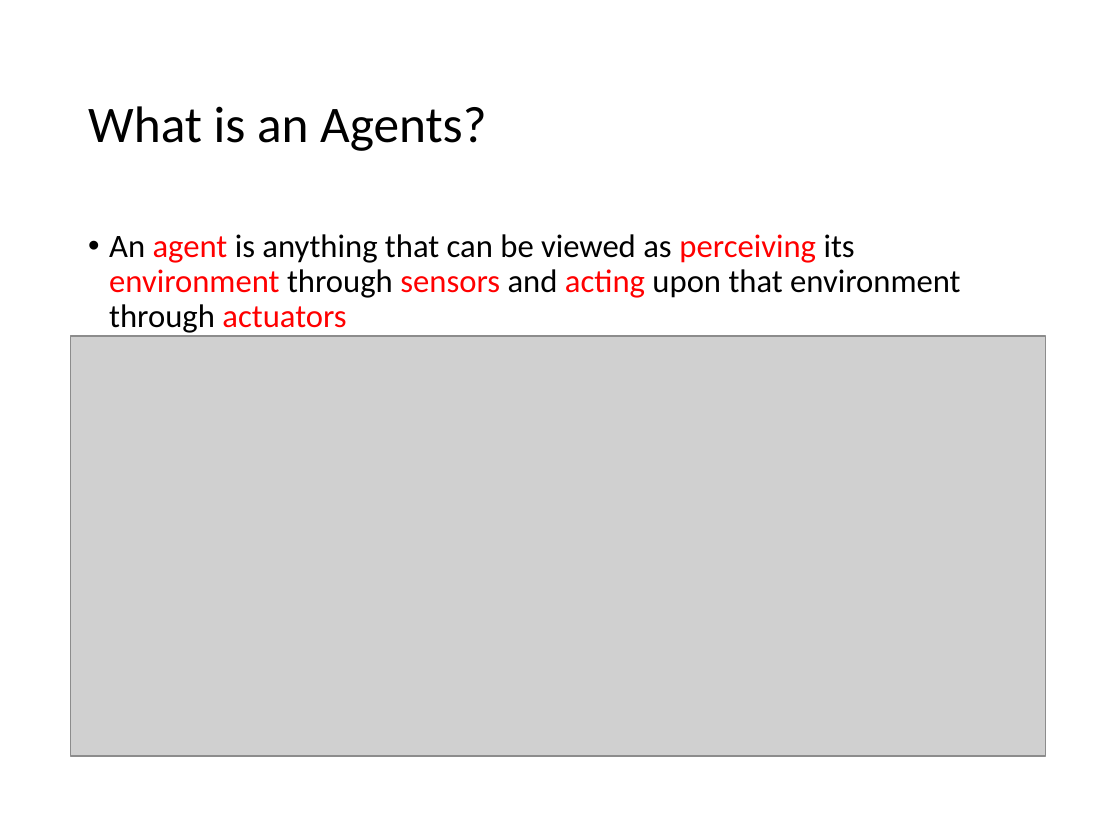
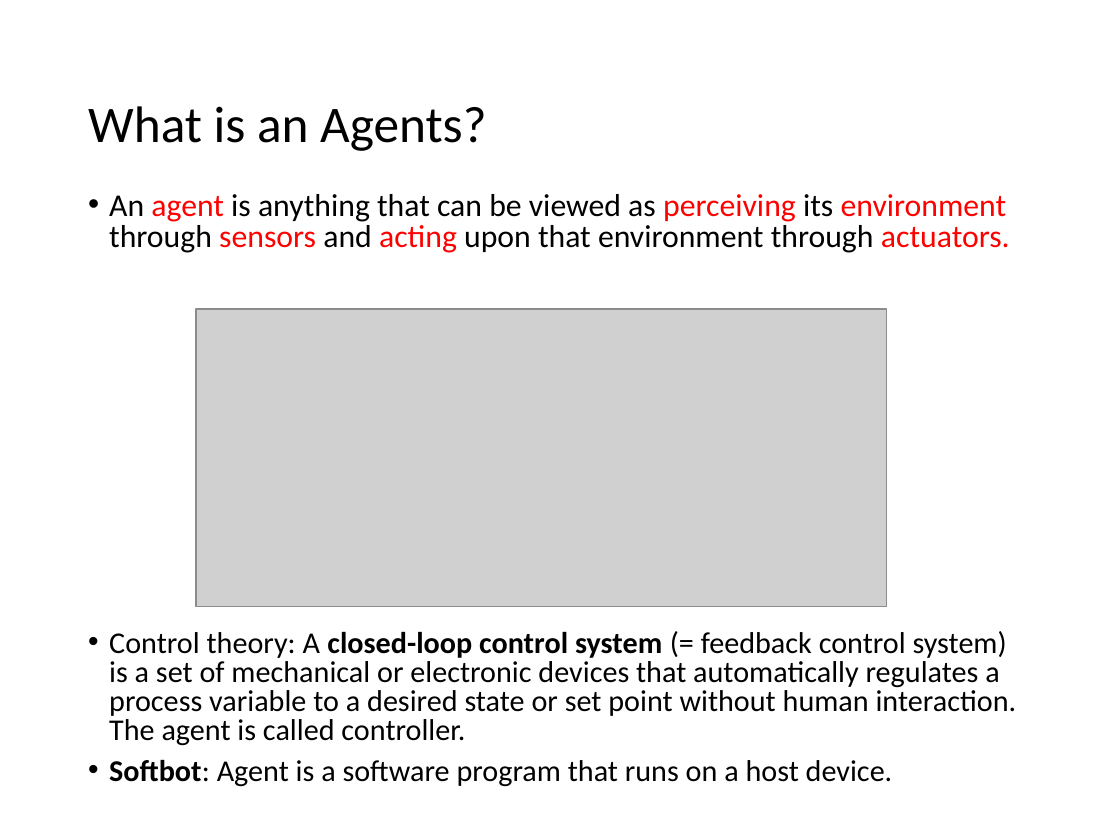
Before and after one commit to mhahsler/CS7320-AI, a slide deck: slide 3 of slides/02_agents.pptx. Drawn at 1120x840 pixels with LibreOffice and Linux fonts; fonts in the diff are those of the drawing; grey boxes stand for pictures. Boxes give left, top, right and bottom in pixels: in the first picture for what was removed or moved away, otherwise in the second. Text is boxed around its words. In the diff, an @@ line names an element or a change of style, - is before the commit and + after.

Commit message:
improved slides.

```diff
--- a/slides/02_agents.pptx
+++ b/slides/02_agents.pptx
@@ text at bbox=[109, 194, 1017, 787]: text changed; size 21 to 19.4 pt @@
-• An agent is anything that can be viewed as perceiving its environment through sensors and acting upon that environment through actuators
+• An agent is anything that can be viewed as perceiving its environment through sensors and acting upon that environment through actuators.
+• Control theory: A closed-loop control system (= feedback control system) is a set of mechanical or electronic devices that automatically regulates a process variable to a desired state or set point without human interaction. The agent is called controller.
+• Softbot: Agent is a software program that runs on a host device.
@@ picture: place and size @@
-picture at bbox=[71, 336, 1045, 756]
+picture at bbox=[196, 309, 887, 607]
```
Also in this commit, not shown: 2 other files.
